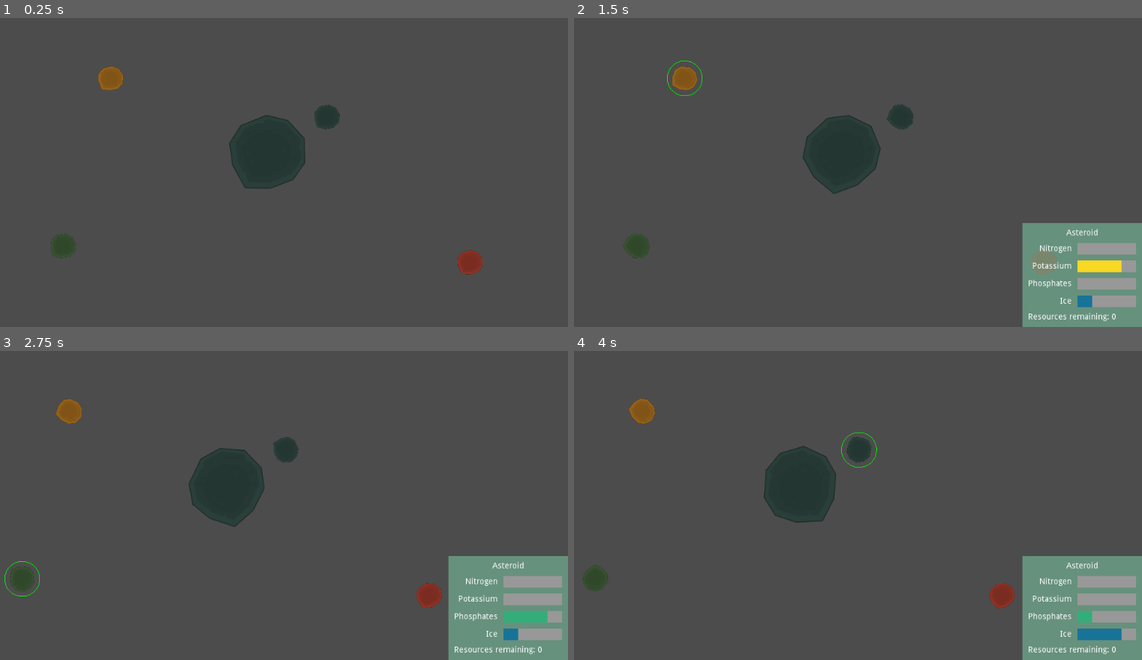
Above: before the commit, frames 1-4 (two rows, left to right).
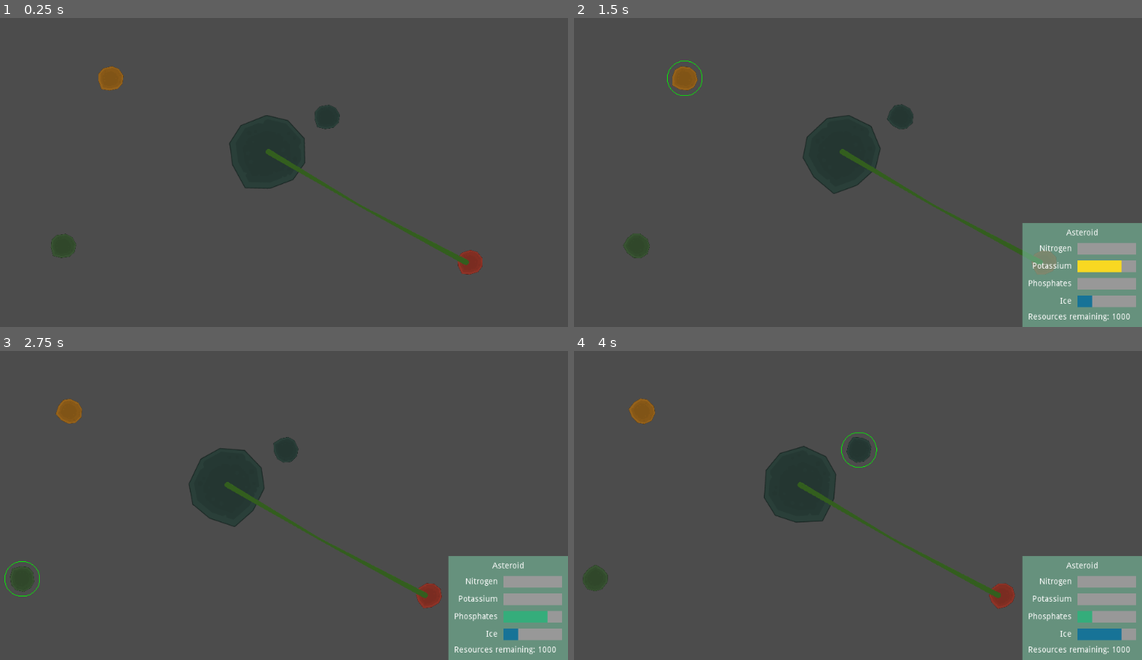
Above: after the commit, the same moments.

Repository: Bloodyaugust/kenney-jam-2022
Game: Godot game, scene res://main.tscn
The game is run twice, just before and just after one commit, with the same random seed, the same clock (stepped at 60 frames per second) and the same inputs.
Inputs (mouse positions are in pixels of both pictures, inside the frame that each line leads up to):
- Up to frame 1 (0.25 s): no input
- Up to frame 2 (1.5 s): tap Enter at 0.5 s; drag from (840, 150) to (687, 79) at 0.52 s; tap Space at 1.25 s; drag from (687, 79) to (840, 150) at 1.27 s
- Up to frame 3 (2.75 s): tap Enter at 2 s; move the mouse to (62, 579) at 2.02 s; hold Right (ui_right) from 2.03 s (still down); click (62, 579) at 2.17 s
- Up to frame 4 (4 s): release Right (ui_right) at 2.75 s; drag from (1005, 595) to (642, 412) at 2.77 s; tap Space at 3.5 s; drag from (858, 449) to (1000, 595) at 3.52 s

The runs differ from the first frame. In frame 1, 0.5% of the frame differs, in the area x 46-83%, y 42-80%; in frame 2, 0.5%; in frame 3, 0.5%, in the area x 39-98%, y 42-98%; in frame 4, 0.5%.

Commit message:
Import foliage assets, create test connector doodad

Diff:
--- a/actors/Asteroid.gd
+++ b/actors/Asteroid.gd
@@ -39,6 +39,8 @@
   _spin_rate = rand_range(-1, 1)
   _sprite.scale = _sprite.scale * data.size
 
+  _resources = data.size * 1000
+
   var _greatest_resource: String = "water"
   for _resource in Constants.RESOURCE_TYPES:
     if data[_resource] > data[_greatest_resource]:
--- /dev/null
+++ b/doodads/Connection.tscn
@@ -0,0 +1,15 @@
+[gd_scene load_steps=3 format=2]
+
+[ext_resource path="res://sprites/foliage_complete.png" type="Texture" id=1]
+
+[sub_resource type="Curve" id=1]
+_data = [ Vector2( 0, 1 ), 0.0, 0.0, 0, 0, Vector2( 0.490476, 0.390909 ), 0.0, 0.0, 0, 0, Vector2( 1, 1 ), 0.0, 0.0, 0, 0 ]
+
+[node name="Connection" type="Line2D"]
+position = Vector2( -53, 143 )
+points = PoolVector2Array( 54, -143, 208, -52, 391, 46 )
+width_curve = SubResource( 1 )
+texture = ExtResource( 1 )
+texture_mode = 1
+begin_cap_mode = 2
+end_cap_mode = 2
--- a/main.tscn
+++ b/main.tscn
@@ -9,6 +9,7 @@
 [ext_resource path="res://data/asteroids/small_potassium.tres" type="Resource" id=7]
 [ext_resource path="res://theme.tres" type="Theme" id=8]
 [ext_resource path="res://views/SelectedAsteroid.gd" type="Script" id=9]
+[ext_resource path="res://doodads/Connection.tscn" type="PackedScene" id=10]
 
 [sub_resource type="StyleBoxFlat" id=1]
 bg_color = Color( 0.921569, 0.32549, 0.32549, 1 )
@@ -44,6 +45,8 @@
 [node name="Asteroid2" parent="." instance=ExtResource( 1 )]
 position = Vector2( 101, -60 )
 data_resource = ExtResource( 3 )
+
+[node name="Connection" parent="." instance=ExtResource( 10 )]
 
 [node name="CanvasLayer" type="CanvasLayer" parent="."]
 
Not shown: 1 places in main.tscn that only renumber resources
Binary file added: sprites/foliage/foliagePack_001.png
Not shown, added: sprites/foliage/foliagePack_001.png.import
Binary file added: sprites/foliage/foliagePack_002.png
Not shown, added: sprites/foliage/foliagePack_002.png.import
Binary file added: sprites/foliage/foliagePack_003.png
Not shown, added: sprites/foliage/foliagePack_003.png.import
Binary file added: sprites/foliage/foliagePack_018.png
Not shown, added: sprites/foliage/foliagePack_018.png.import
Binary file added: sprites/foliage/foliagePack_019.png
Not shown, added: sprites/foliage/foliagePack_019.png.import
Binary file added: sprites/foliage/foliagePack_020.png
(and 13 more such lines)
